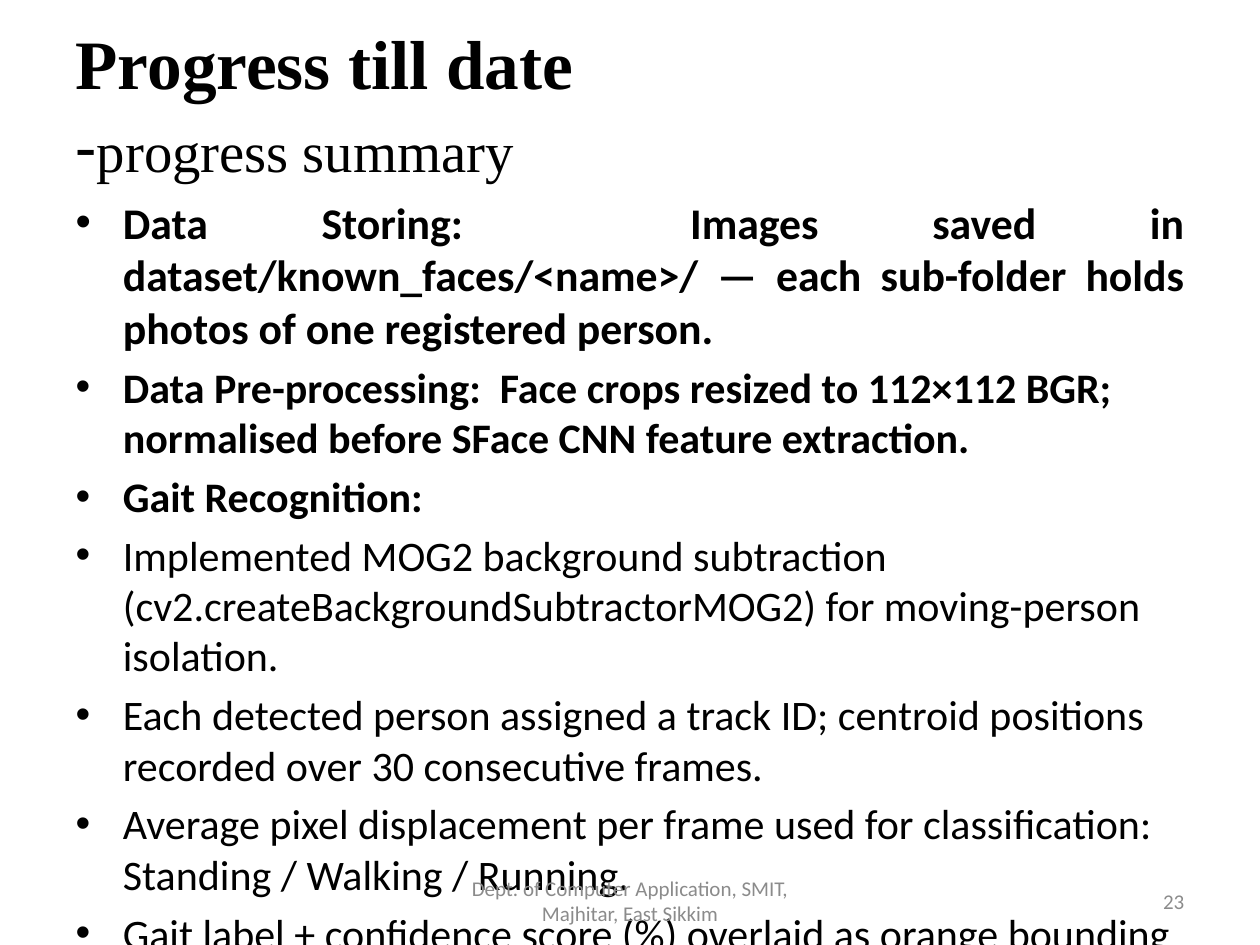
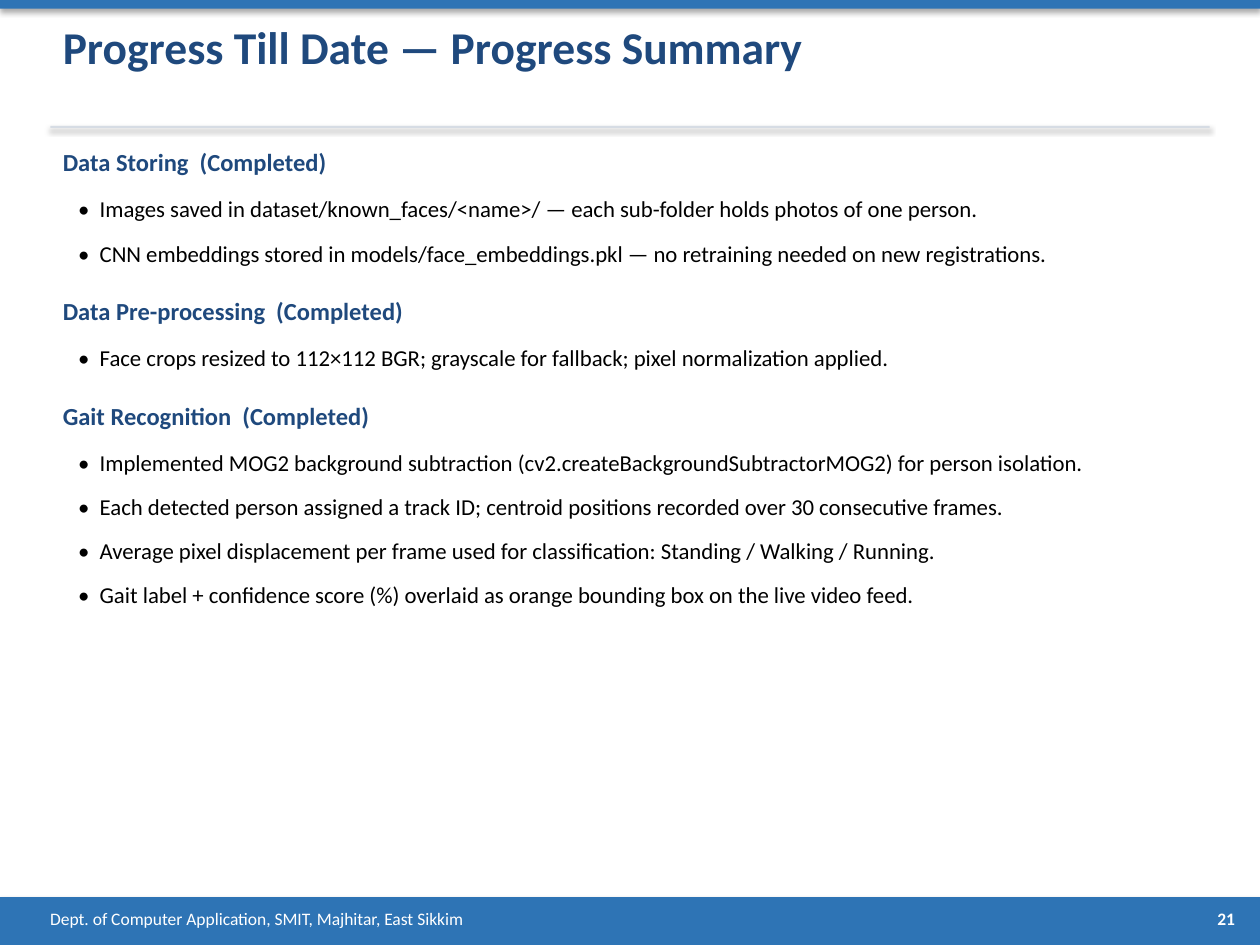
Before and after one commit to prageshdir/FACEE, a slide deck: slide 21 of FACEE_Presentation.pptx (slide 23 before the commit). Drawn at 1260x945 pixels with LibreOffice and Linux fonts; fonts in the diff are those of the drawing. Boxes give left, top, right and bottom in pixels: in the first picture for what was removed or moved away, otherwise in the second. Text is boxed around its words. In the diff, an @@ line names an element or a change of style, - is before the commit and + after.

```diff
--- a/FACEE_Presentation.pptx
+++ b/FACEE_Presentation.pptx
@@ rectangle added at [0,0,1260,9], fill #2E74B5 @@
@@ text "Progress Till Date — Progress ..." at [63,32,802,72]: vertical alignment middle to top @@
@@ text at [63,32,802,72]: text changed; size 39.6 to 26 pt; font Times New Roman to Calibri; text colour #000000 to #1F497D @@
-Progress till date
--progress summary
+Progress Till Date — Progress Summary
@@ rectangle added at [50,126,1210,129], fill #D6DCE4 @@
@@ text added at [63,153,326,175], 14 pt, text #1F497D, bold @@
+Data Storing (Completed)
@@ text added at [100,201,977,221], 13 pt, text #000000 @@
+• Images saved in dataset/known_faces/<name>/ — each sub-folder holds photos of one person.
@@ text removed at [123,208,1184,900] @@
-• Data Storing: Images saved in dataset/known_faces/<name>/ — each sub-folder holds photos of one registered person.
-• Data Pre-processing: Face crops resized to 112×112 BGR; normalised before SFace CNN feature extraction.
-• Gait Recognition:
-• Implemented MOG2 background subtraction (cv2.createBackgroundSubtractorMOG2) for moving-person isolation.
-• Each detected person assigned a track ID; centroid positions recorded over 30 consecutive frames.
-• Average pixel displacement per frame used for classification: Standing / Walking / Running.
-• Gait label + confidence score (%) overlaid as orange bounding box on the live video feed.
@@ text added at [100,246,1046,266], 13 pt, text #000000 @@
+• CNN embeddings stored in models/face_embeddings.pkl — no retraining needed on new registrations.
@@ text added at [63,302,403,324], 14 pt, text #1F497D, bold @@
+Data Pre-processing (Completed)
@@ text added at [100,350,888,370], 13 pt, text #000000 @@
+• Face crops resized to 112×112 BGR; grayscale for fallback; pixel normalization applied.
@@ text added at [63,407,369,429], 14 pt, text #1F497D, bold @@
+Gait Recognition (Completed)
@@ text added at [100,454,1082,475], 13 pt, text #000000 @@
+• Implemented MOG2 background subtraction (cv2.createBackgroundSubtractorMOG2) for person isolation.
@@ text added at [100,499,1002,519], 13 pt, text #000000 @@
+• Each detected person assigned a track ID; centroid positions recorded over 30 consecutive frames.
@@ text added at [100,543,935,563], 13 pt, text #000000 @@
+• Average pixel displacement per frame used for classification: Standing / Walking / Running.
@@ text added at [100,587,914,607], 13 pt, text #000000 @@
+• Gait label + confidence score (%) overlaid as orange bounding box on the live video feed.
@@ rectangle added at [0,897,1260,945], fill #2E74B5 @@
@@ page number removed at [1163,895,1184,909] @@
-23
@@ text "Dept. of Computer Application, SMIT, ...": place and size @@
-text "Dept. of Computer Application, SMIT, ..." at [472,879,788,928]
+text "Dept. of Computer Application, SMIT, ..." at [50,913,463,928]
@@ text "Dept. of Computer Application, SMIT, ..." at [50,913,463,928]: size 12 to 10 pt, text colour #8C8C8C to #FFFFFF; alignment centre to left; vertical alignment middle to top @@
@@ text added at [1217,913,1235,925], 10 pt, text #FFFFFF, bold @@
+21
```
Also in this commit, not shown: 21 other slides changed, 4 slides added, 6 slides removed, 1 other file.
